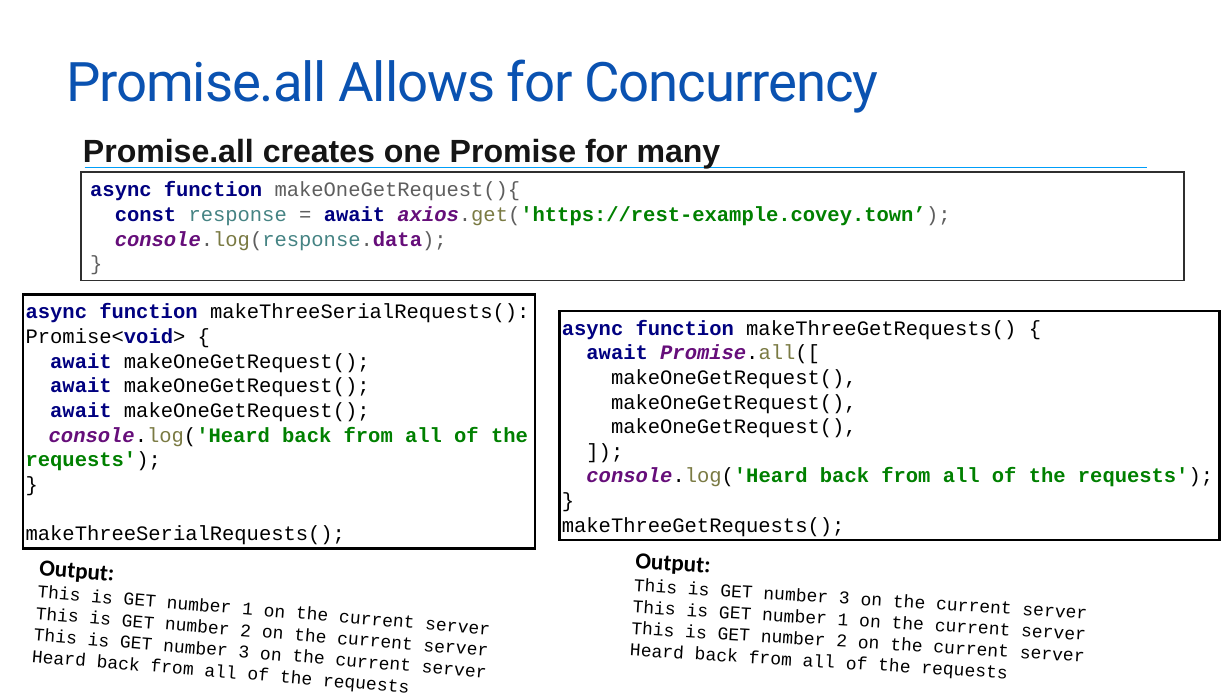
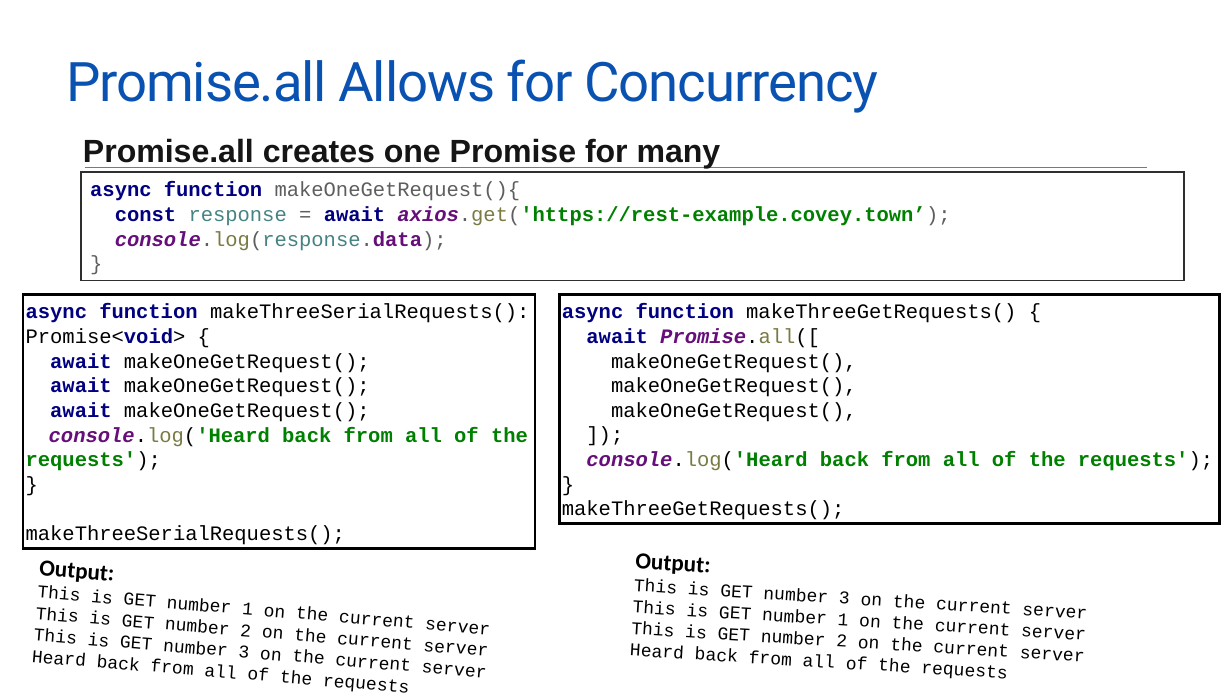
Before and after one commit to neu-se/CS4530-Spring-2022, a slide deck: slide 7 of Slides/Lesson 4.2 Asynchronous Programming.pptx. Drawn at 1232x693 pixels with LibreOffice and Linux fonts; fonts in the diff are those of the drawing. Boxes give left, top, right and bottom in pixels: in the first picture for what was removed or moved away, otherwise in the second. Text is boxed around its words. In the diff, an @@ line names an element or a change of style, - is before the commit and + after.

```diff
--- a/Slides/Lesson 4.2 Asynchronous Programming.pptx
+++ b/Slides/Lesson 4.2 Asynchronous Programming.pptx
@@ rectangle "async function makeThreeGetRequests() { await ...": place and size @@
-rectangle "async function makeThreeGetRequests() { await ..." at [559,311,1220,541]
+rectangle "async function makeThreeGetRequests() { await ..." at [559,295,1220,524]
```
Also in this commit, not shown: 5 other slides changed, 5 slides added, 3 slides removed, 2 other files.
